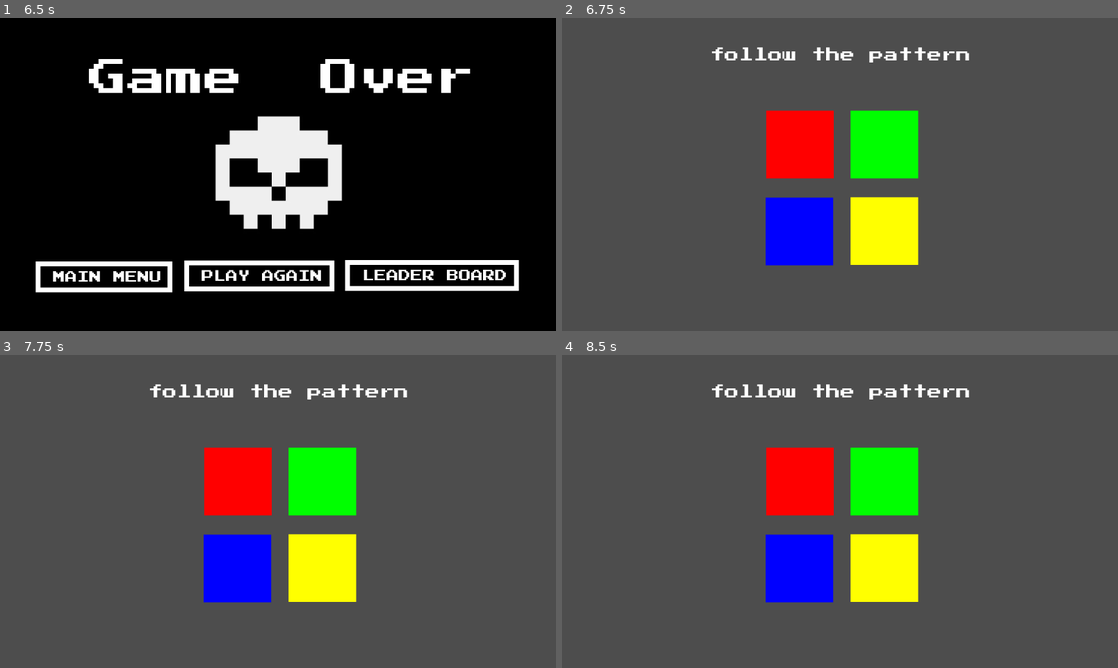
Above: before the commit, frames 1-4 (two rows, left to right).
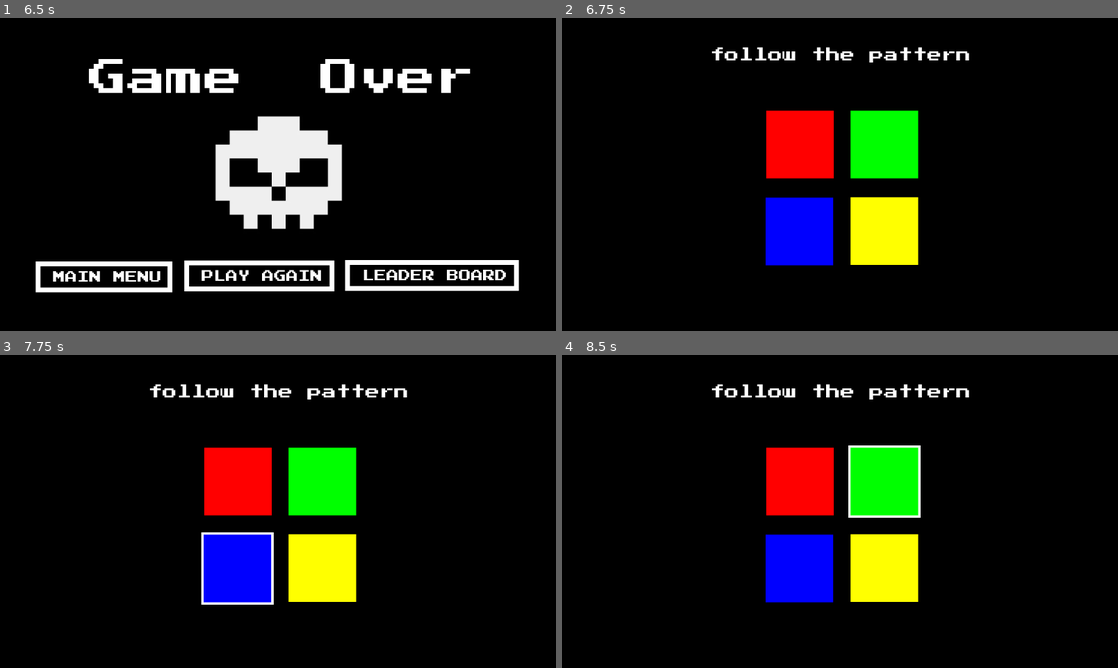
Above: after the commit, the same moments.

Repository: kwrightsk/game-jam-january-2026
Game: Godot game, scene res://Scenes/title_screen.tscn
Two runs of this game, one before a commit and one after it. Both use one fixed random seed, a clock stepped at 60 frames per second and the inputs below.
Inputs (mouse positions are in pixels of both pictures, inside the frame that each line leads up to):
- Up to frame 1 (6.5 s): click "PLAY" at 0.5 s; tap Enter at 1.25, 2.75, 4.25 s; move the mouse to (239, 143) at 1.27 s; press the mouse at (239, 143) at 1.28 s; tap Space at 2, 3.5, 5 s; move the mouse to (322, 143) at 2.02 s; release the mouse at (322, 143) at 2.03 s; click (322, 143) at 2.1 s; move the mouse to (239, 230) at 2.77 s; press the mouse at (239, 230) at 2.78 s; move the mouse to (322, 230) at 3.52 s; release the mouse at (322, 230) at 3.53 s; click (322, 230) at 3.6 s; move the mouse to (444, 221) at 4.27 s; press the mouse at (444, 221) at 4.28 s; move the mouse to (111, 127) at 5.02 s; release the mouse at (111, 127) at 5.03 s; click (111, 127) at 5.1 s; move the mouse to (305, 174) at 5.77 s; press the mouse at (305, 174) at 5.78 s
- Up to frame 2 (6.75 s): release the mouse at (867, 174) at 6.5 s; click "PLAY AGAIN" at 6.5 s
- Up to frame 3 (7.75 s): move the mouse to (239, 480) at 7.27 s; click (239, 480) at 7.35 s
- Up to frame 4 (8.5 s): move the mouse to (884, 480) at 8.02 s; press the mouse at (884, 480) at 8.03 s

Frame 1 is identical in both runs. In frame 2, 89% of the frame differs, in the area x 0-100%, y 0-100%; in frame 3, 89%; in frame 4, 89%.

Commit message:
fixed play again button

Diff:
--- a/scripts/game_over_screen.gd
+++ b/scripts/game_over_screen.gd
@@ -12,7 +12,7 @@
 
 func _on_play_again_button_pressed() -> void:
 	print("play again")
-	get_tree().change_scene_to_file("res://Scenes/simon_says_level.tscn") # Replace with function body.
+	get_tree().change_scene_to_file("res://Scenes/main_level.tscn") # Replace with function body.
 
 func _on_leader_board_button_pressed() -> void:
 	print("leader board")
Not shown: 1 places in Scenes/colour_picker.tscn that only renumber resources
Not shown: 1 places in Scenes/interactable_colour.tscn that only renumber resources
Not shown: 1 places in Scenes/word_picker.tscn that only renumber resources
